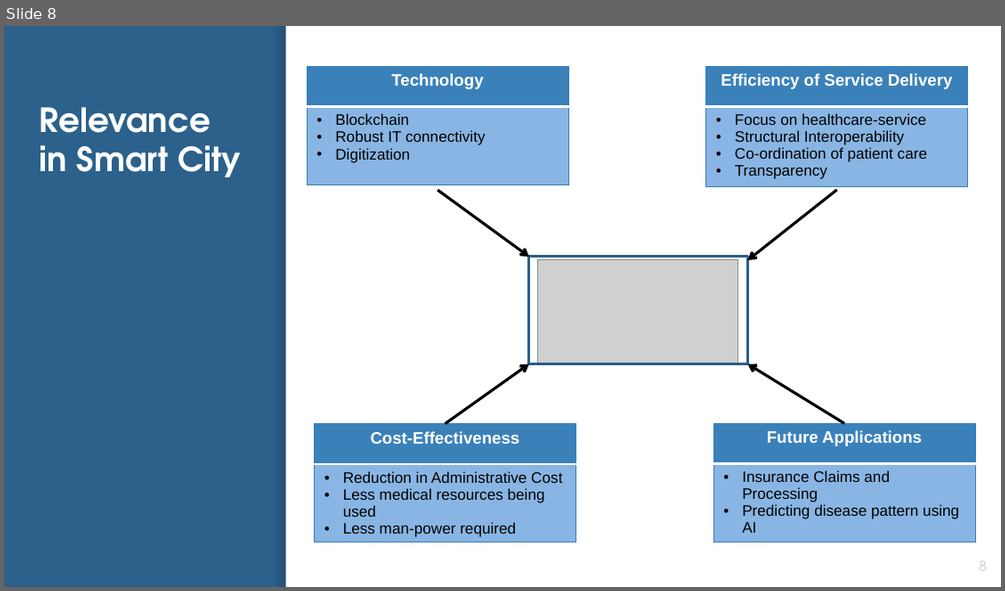
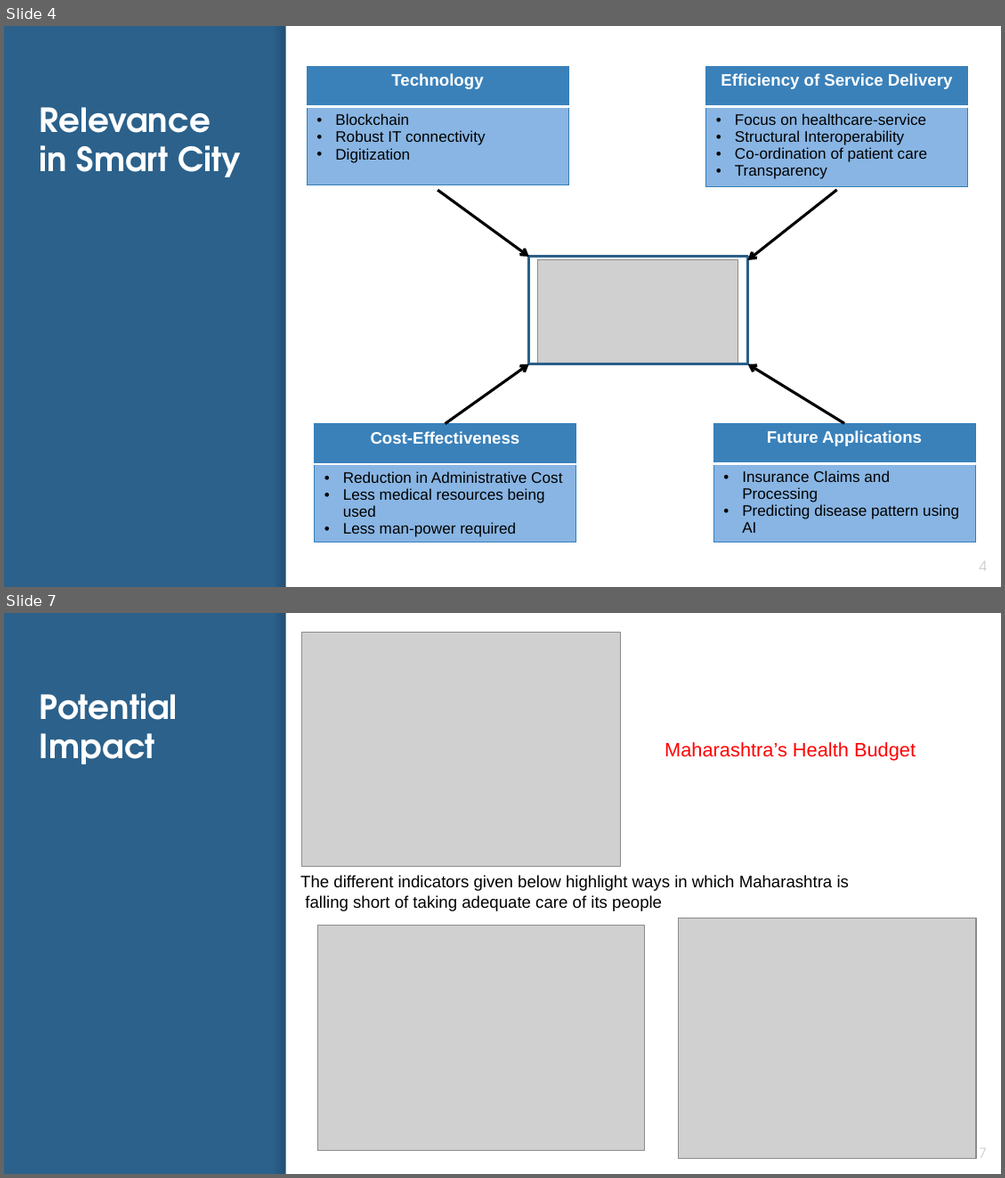
Before and after one commit to ShikharBhatt/NITI, a slide deck: niti aayog.pptx. Shown one above the other, each under a label of ours: slide 8 before the commit, slides 4 and 7 after it; the slides between them are not shown. The pictures are 1005x591 and 1005x1178 pixels, drawn with LibreOffice and Linux fonts; fonts in the diff are those of the drawing; grey boxes stand for pictures. Boxes give left, top, right and bottom in pixels: in the first picture for what was removed or moved away, otherwise in the second. Text is boxed around its words. In the diff, an @@ line names an element or a change of style, - is before the commit and + after.

```diff
--- a/niti aayog.pptx
+++ b/niti aayog.pptx
@@ slide 7 added at (4, 613, 1001, 1174), background #2B618B; not listed: 2 template elements that a slide beside it also shows @@
@@ picture added at (302, 632, 621, 866) @@
@@ title added at (40, 693, 178, 764), 24 pt, text #FFFFFF, bold @@
+Potential
+Impact
@@ text added at (664, 742, 915, 761), 14 pt, text #FF0000 @@
+Maharashtra’s Health Budget
@@ text added at (300, 875, 849, 911), 12 pt, text #000000 @@
+The different indicators given below highlight ways in which Maharashtra is
+falling short of taking adequate care of its people
@@ picture added at (318, 925, 645, 1151) @@
@@ picture added at (678, 918, 976, 1159) @@
@@ page number added at (979, 1148, 987, 1158), 10 pt, text #CCCCCC @@
+7
@@ what was slide 8 is now slide 4 @@
@@ page number at (979, 561, 987, 569): text changed @@
-8
+4
```
Also in this commit, not shown: 4 slides changed, 1 other slide added, 2 slides removed, 2 other files.
